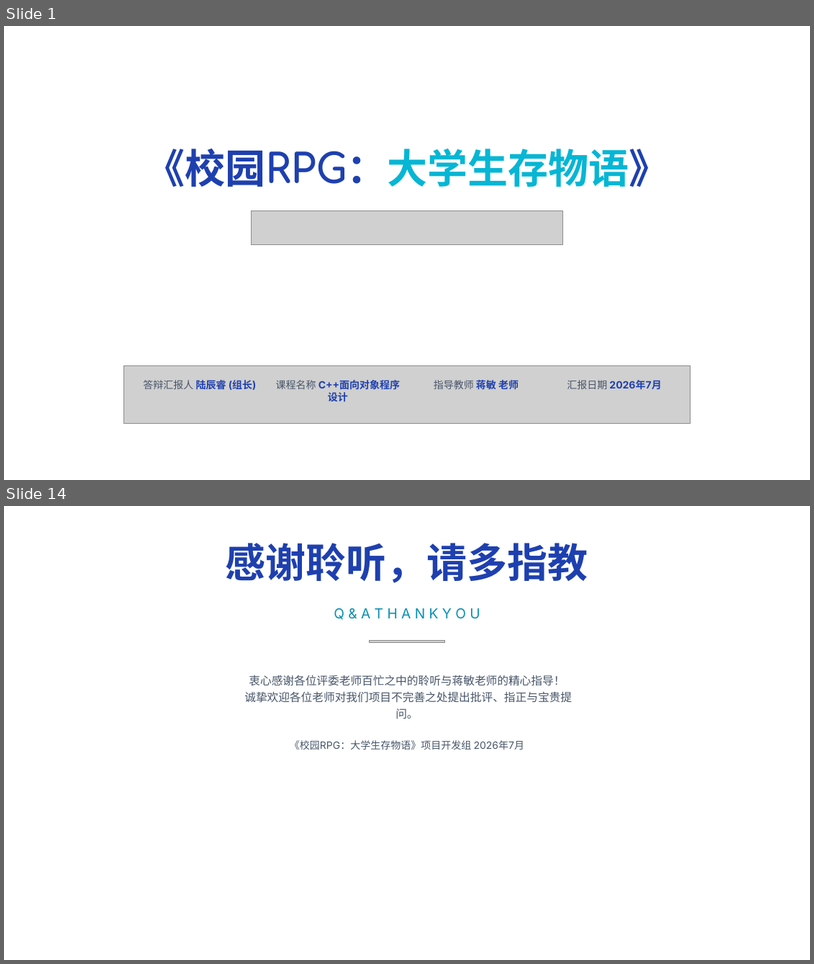
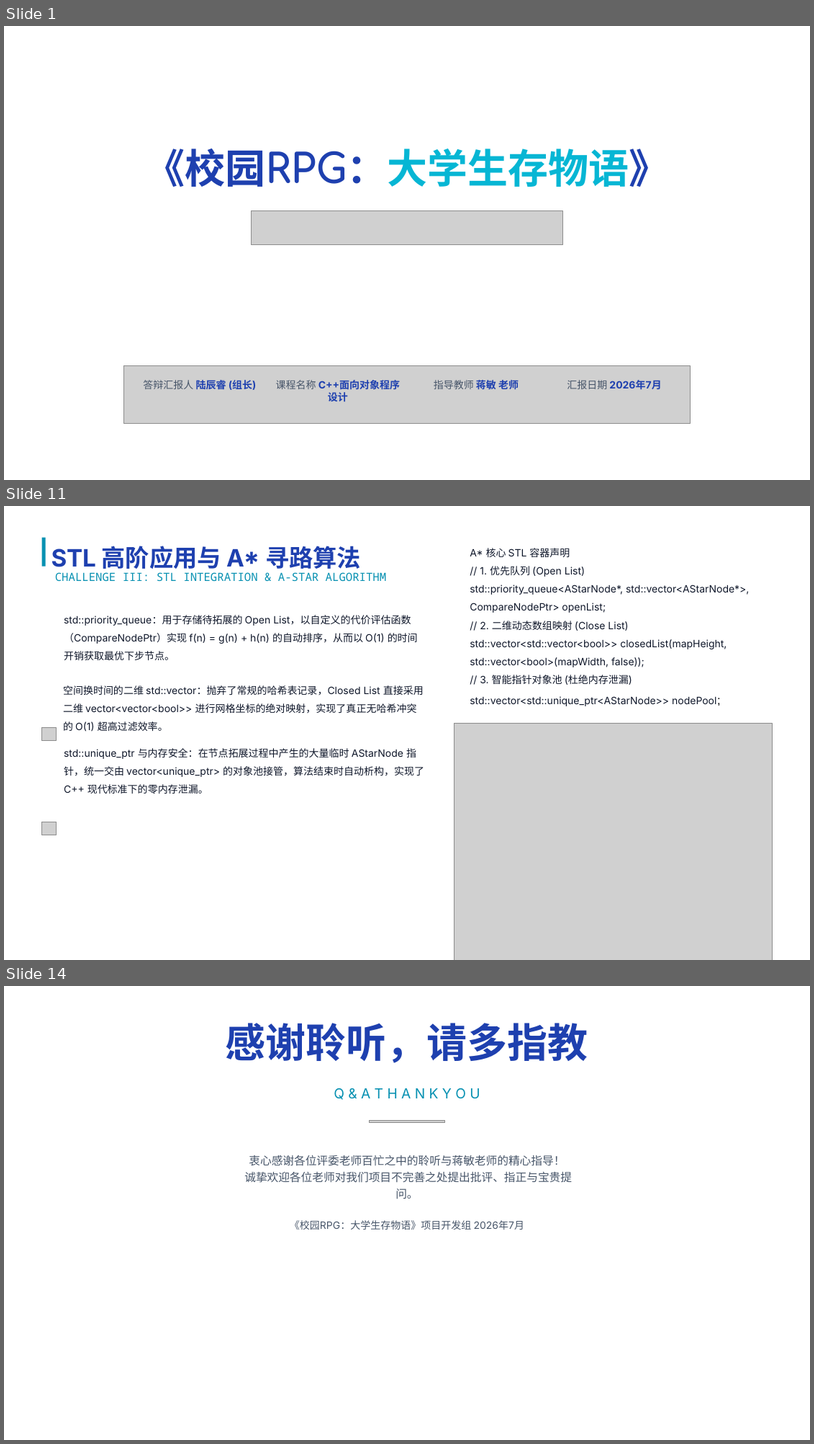
Before and after one commit to luqie0106/CampusRPG_Simultaneously, a slide deck: 校园RPG：大学生存物语项目答辩.pptx. Shown one above the other, each under a label of ours: slides 1 and 14 before the commit, slides 1, 11 and 14 after it; the slides between them are not shown. The pictures are 814x964 and 814x1444 pixels, drawn with LibreOffice and Linux fonts; fonts in the diff are those of the drawing; grey boxes stand for pictures; background and template pictures are left out. Boxes give left, top, right and bottom in pixels: in the first picture for what was removed or moved away, otherwise in the second. Text is boxed around its words. In the diff, an @@ line names an element or a change of style, - is before the commit and + after.

```diff
--- a/校园RPG：大学生存物语项目答辩.pptx
+++ b/校园RPG：大学生存物语项目答辩.pptx
@@ slide 11 added at (4, 506, 810, 960), background #FFFFFF @@
@@ rectangle added at (41, 538, 45, 566), fill #0891B2 @@
@@ text added at (52, 546, 361, 573), 28.5 pt, text #1E40AF, bold @@
+STL 高阶应用与 A* 寻路算法
@@ text added at (470, 548, 749, 706), 12 pt, text #0F172A @@
+A* 核心 STL 容器声明
+// 1. 优先队列 (Open List)
+std::priority_queue<AStarNode*, std::vector<AStarNode*>, CompareNodePtr> openList;
+// 2. 二维动态数组映射 (Close List)
+std::vector<std::vector<bool>> closedList(mapHeight, std::vector<bool>(mapWidth, false));
+// 3. 智能指针对象池 (杜绝内存泄漏)
+std::vector<std::unique_ptr<AStarNode>> nodePool;
@@ text added at (55, 572, 387, 581), 13.5 pt, text #0891B2 @@
+CHALLENGE III: STL INTEGRATION & A-STAR ALGORITHM
@@ text added at (64, 615, 418, 660), 12 pt, text #0F172A @@
+std::priority_queue：用于存储待拓展的 Open List，以自定义的代价评估函数（CompareNodePtr）实现 f(n) = g(n) + h(n) 的自动排序，从而以 O(1) 的时间开销获取最优下步节点。
@@ text added at (63, 685, 424, 731), 12 pt, text #0F172A @@
+空间换时间的二维 std::vector：抛弃了常规的哈希表记录，Closed List 直接采用二维 vector<vector<bool>> 进行网格坐标的绝对映射，实现了真正无哈希冲突的 O(1) 超高过滤效率。
@@ picture added at (41, 727, 56, 740) @@
@@ picture added at (455, 723, 773, 960) @@
@@ text added at (64, 748, 424, 793), 12 pt, text #0F172A @@
+std::unique_ptr 与内存安全：在节点拓展过程中产生的大量临时 AStarNode 指针，统一交由 vector<unique_ptr> 的对象池接管，算法结束时自动析构，实现了 C++ 现代标准下的零内存泄漏。
@@ picture added at (41, 822, 56, 835) @@
```
Also in this commit, not shown: 11 slides changed, 2 slides removed.
